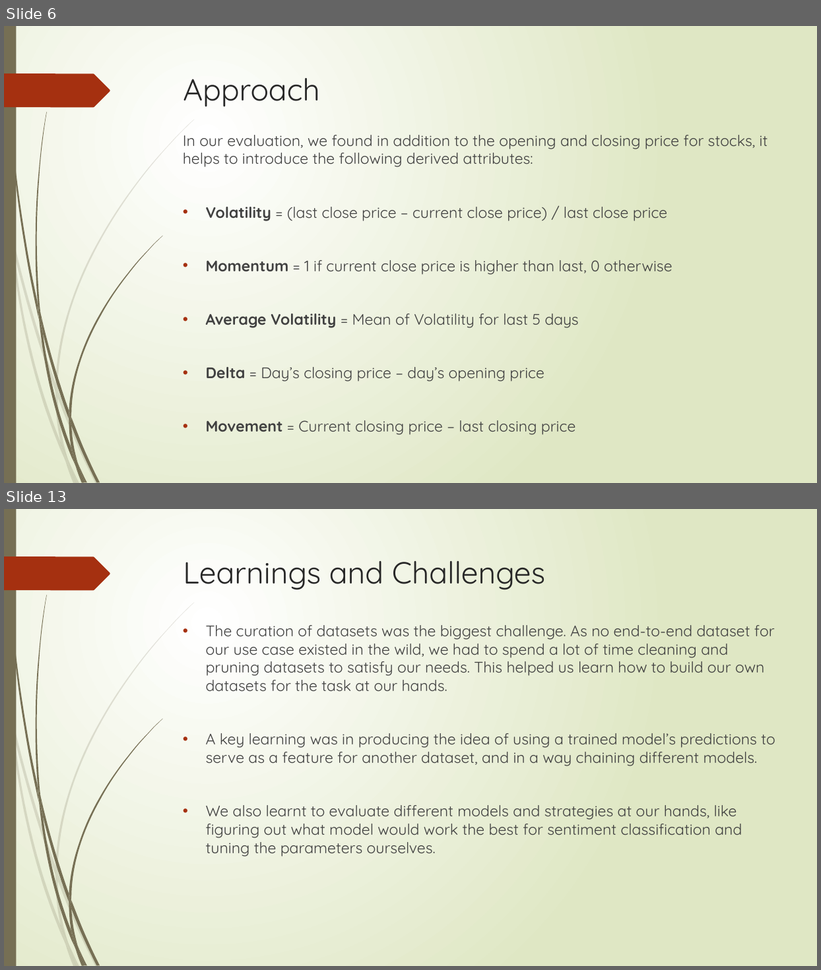
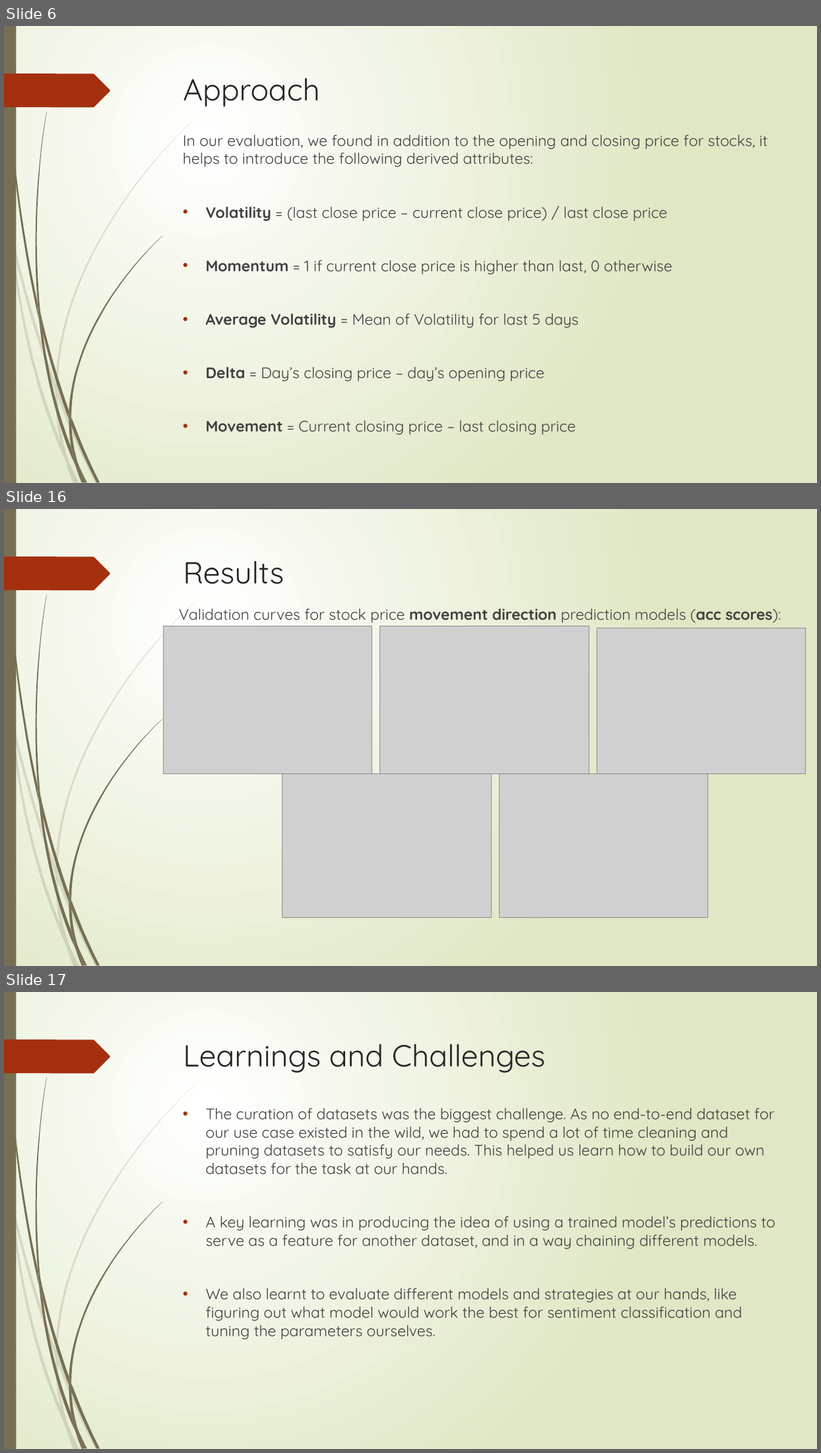
Before and after one commit to shobhitv-builds/nlp-proj, a slide deck: reports/NLP Stock Prediction.pptx. Shown one above the other, each under a label of ours: slides 6 and 13 before the commit, slides 6, 16 and 17 after it; the slides between them are not shown. The pictures are 821x970 and 821x1453 pixels, drawn with LibreOffice and Linux fonts; fonts in the diff are those of the drawing; grey boxes stand for pictures. Boxes give left, top, right and bottom in pixels: in the first picture for what was removed or moved away, otherwise in the second. Text is boxed around its words. In the diff, an @@ line names an element or a change of style, - is before the commit and + after.

```diff
--- a/reports/NLP Stock Prediction.pptx
+++ b/reports/NLP Stock Prediction.pptx
@@ slide 16 added at bbox=[4, 509, 817, 966], background gradient #FFFFFF to #DFE8C4; not listed: 24 template elements that a slide beside it also shows @@
@@ title added at bbox=[183, 561, 284, 584], 36 pt, text #262626 @@
+Results
@@ picture added at bbox=[163, 626, 372, 774] @@
@@ text added at bbox=[179, 609, 781, 623], 18 pt, text #404040 @@
+Validation curves for stock price movement direction prediction models (acc scores):
@@ picture added at bbox=[380, 626, 589, 774] @@
@@ picture added at bbox=[597, 628, 806, 774] @@
@@ picture added at bbox=[282, 774, 491, 918] @@
@@ picture added at bbox=[499, 774, 708, 918] @@
@@ what was slide 13 is now slide 17 @@
```
Also in this commit, not shown: 7 slides changed, 3 other slides added.
